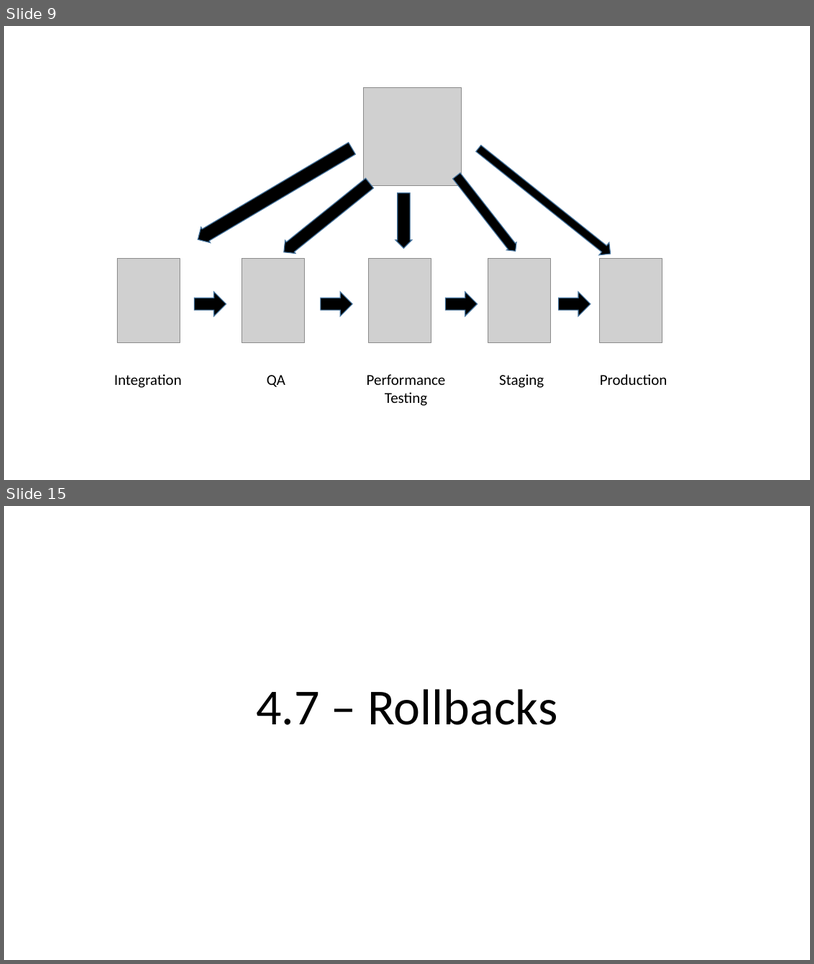
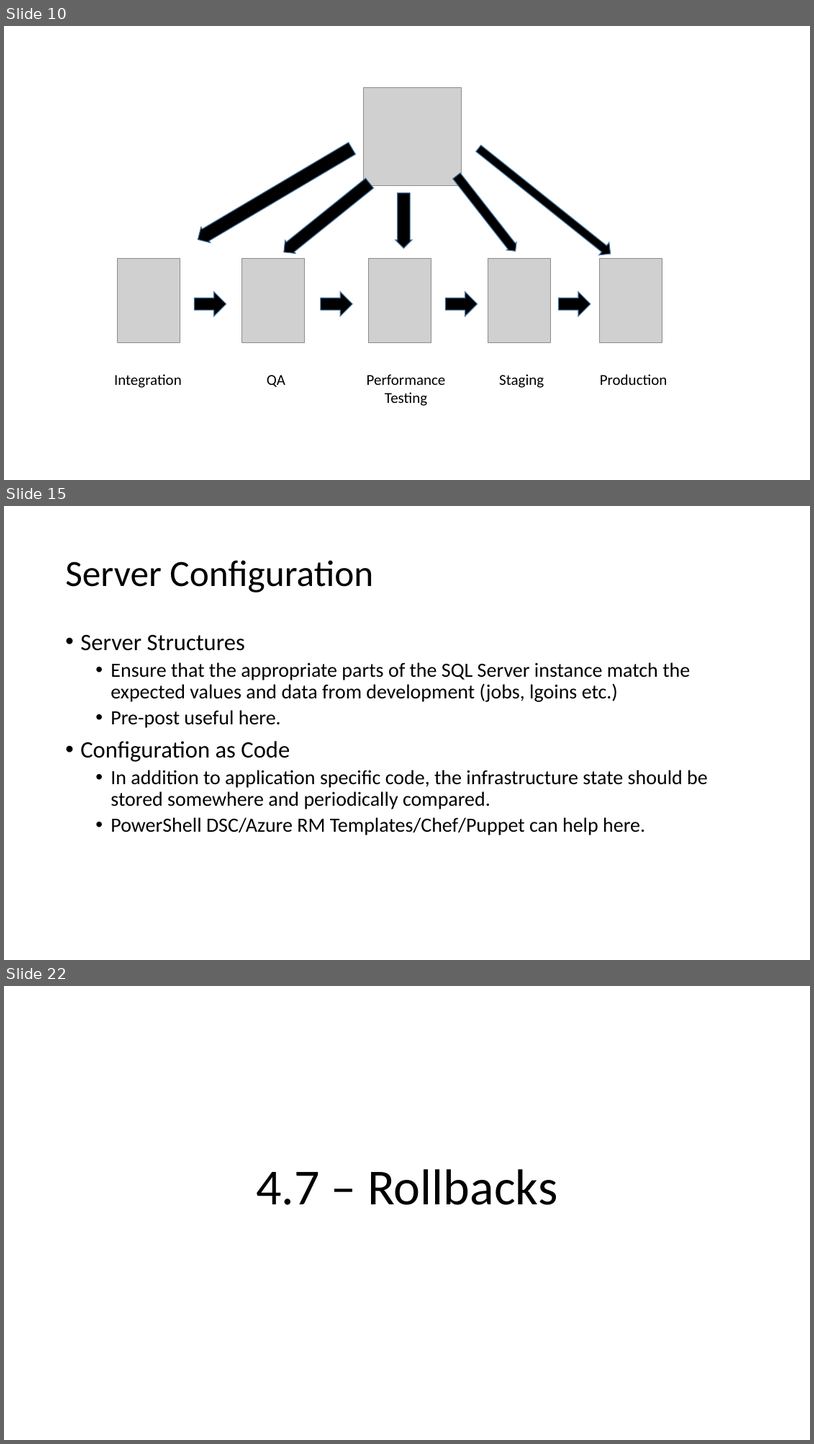
Before and after one commit to way0utwest/DatabaseDevOpsMS, a slide deck: Section 3 - Release Management/Section3-ReleaseManagement.pptx. Shown one above the other, each under a label of ours: slides 9 and 15 before the commit, slides 10, 15 and 22 after it; the slides between them are not shown. The pictures are 814x964 and 814x1444 pixels, drawn with LibreOffice and Linux fonts; fonts in the diff are those of the drawing; grey boxes stand for pictures. Boxes give left, top, right and bottom in pixels: in the first picture for what was removed or moved away, otherwise in the second. Text is boxed around its words. In the diff, an @@ line names an element or a change of style, - is before the commit and + after.

```diff
--- a/Section 3 - Release Management/Section3-ReleaseManagement.pptx
+++ b/Section 3 - Release Management/Section3-ReleaseManagement.pptx
@@ slide 15 added at (x1=4, y1=506, x2=810, y2=960), background #FFFFFF @@
@@ title added at (x1=65, y1=560, x2=373, y2=592), 44 pt, text #000000 @@
+Server Configuration
@@ text added at (x1=80, y1=634, x2=708, y2=835), 24 pt, text #000000 @@
+• Server Structures
+  • Ensure that the appropriate parts of the SQL Server instance match the expected values and data from development (jobs, lgoins etc.)
+  • Pre-post useful here.
+• Configuration as Code
+  • In addition to application specific code, the infrastructure state should be stored somewhere and periodically compared.
+  • PowerShell DSC/Azure RM Templates/Chef/Puppet can help here.
@@ what was slide 9 is now slide 10 @@
@@ what was slide 15 is now slide 22 @@
```
Also in this commit, not shown: 8 slides changed, 11 other slides added, 1 slide removed, 3 other files.
